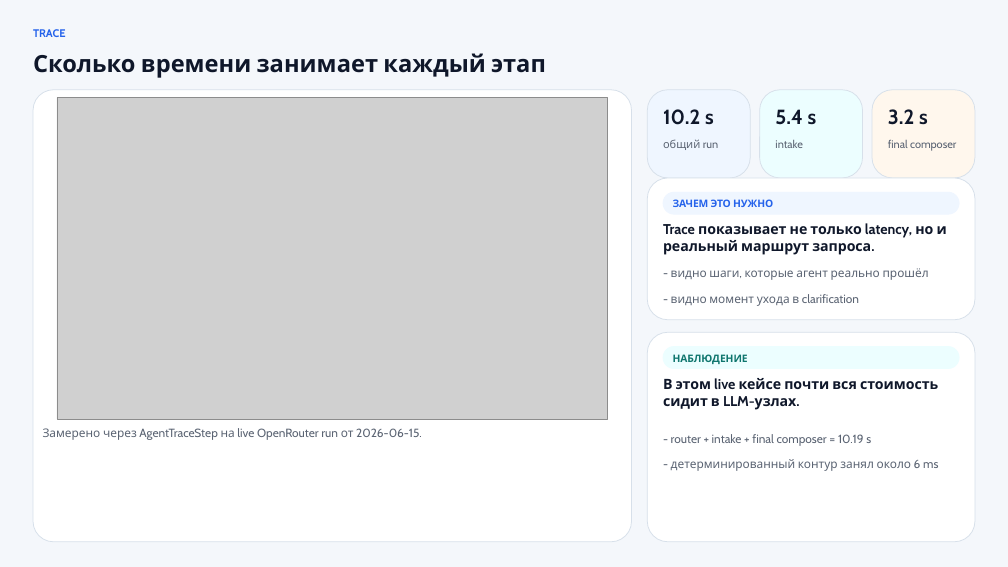
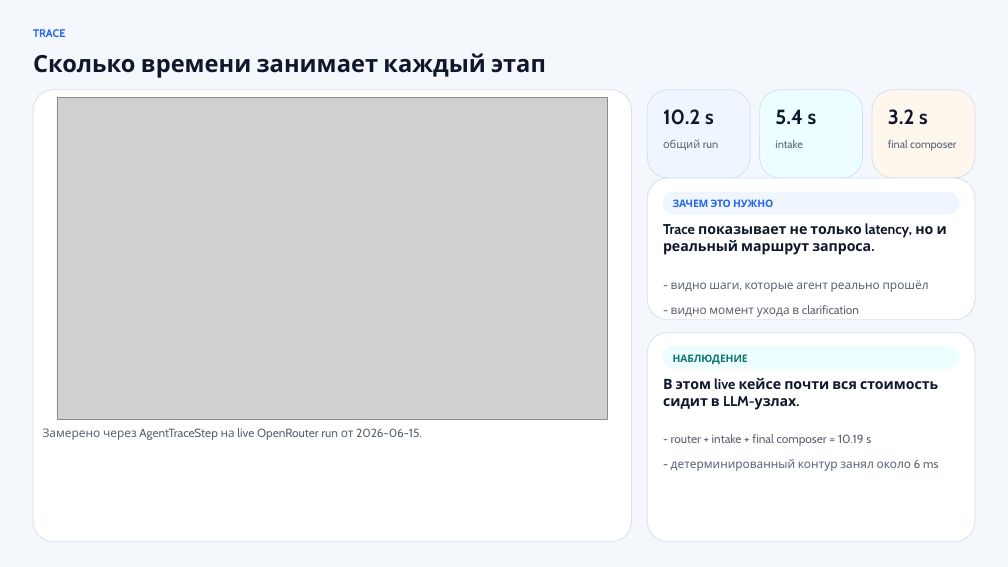
Before and after one commit to proooooogiba/long-term-rent-agent, a slide deck: slide 8 of outputs/manual-20260615-relocation-defense/presentations/relocation-agent-deck/output/relocation-agent-defense.pptx. Drawn at 1008x567 pixels with LibreOffice and Linux fonts; fonts in the diff are those of the drawing; grey boxes stand for pictures. Boxes give left, top, right and bottom in pixels: in the first picture for what was removed or moved away, otherwise in the second. Text is boxed around its words. In the diff, an @@ line names an element or a change of style, - is before the commit and + after.

```diff
--- a/outputs/manual-20260615-relocation-defense/presentations/relocation-agent-deck/output/relocation-agent-defense.pptx
+++ b/outputs/manual-20260615-relocation-defense/presentations/relocation-agent-deck/output/relocation-agent-defense.pptx
@@ text "- видно шаги, которые агент ...": place and size @@
-text "- видно шаги, которые агент ..." at bbox=[671, 268, 929, 280]
+text "- видно шаги, которые агент ..." at bbox=[671, 280, 929, 292]
@@ text "- видно момент ухода в ...": place and size @@
-text "- видно момент ухода в ..." at bbox=[671, 294, 859, 306]
+text "- видно момент ухода в ..." at bbox=[671, 305, 859, 317]
```
Also in this commit, not shown: 9 other slides changed, 21 other files.
